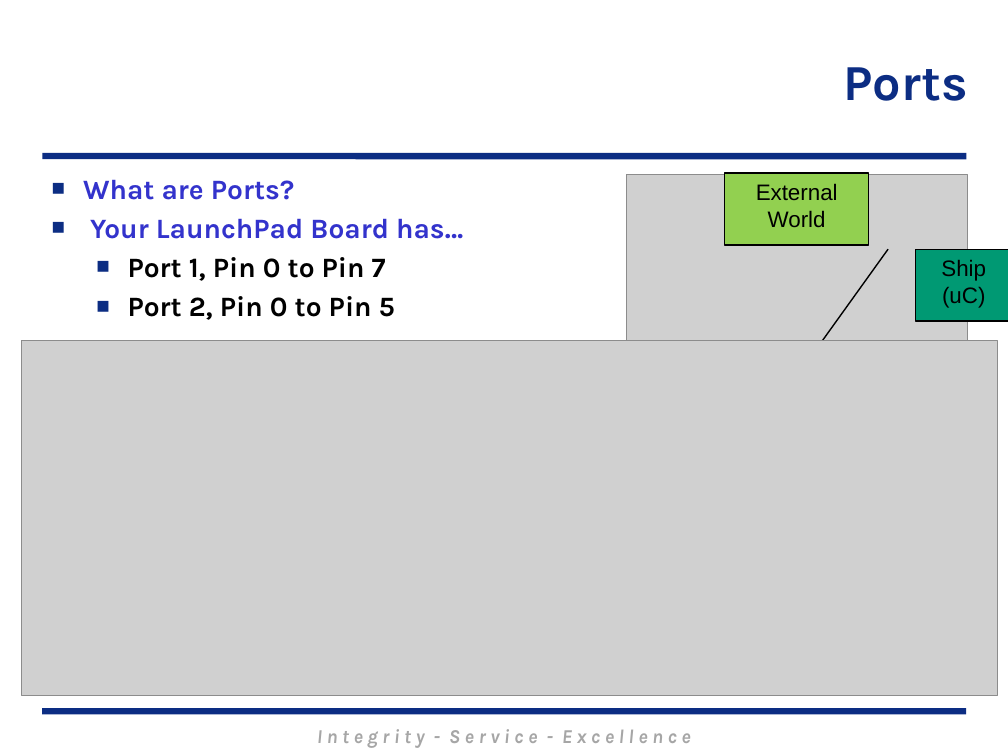
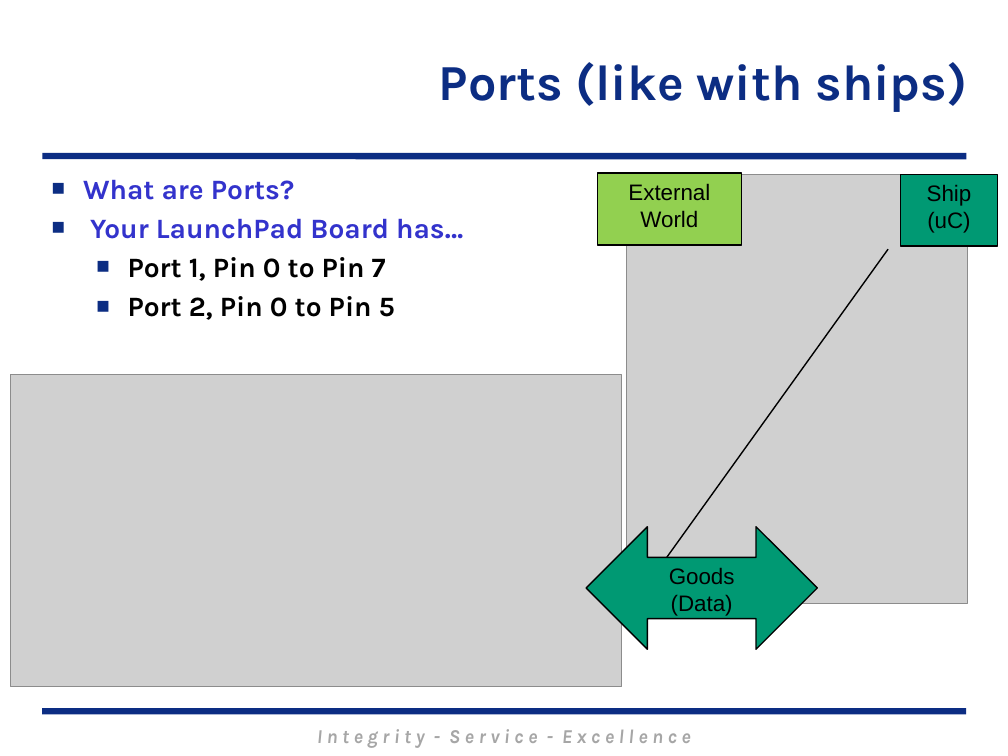
Before and after one commit to MarsUniversity/ECE382, a slide deck: slide 4 of source/lessons/lsn13/Lsn13.pptx. Drawn at 1008x756 pixels with LibreOffice and Linux fonts; fonts in the diff are those of the drawing; grey boxes stand for pictures; background and template pictures are left out. Boxes give left, top, right and bottom in pixels: in the first picture for what was removed or moved away, otherwise in the second. Text is boxed around its words. In the diff, an @@ line names an element or a change of style, - is before the commit and + after.

```diff
--- a/source/lessons/lsn13/Lsn13.pptx
+++ b/source/lessons/lsn13/Lsn13.pptx
@@ title at (439, 62, 967, 112): text changed @@
-Ports
+Ports (like with ships)
@@ rectangle "External": place and size @@
-rectangle "External" at (725, 173, 869, 245)
+rectangle "External" at (598, 173, 742, 245)
@@ rectangle "Ship": place and size @@
-rectangle "Ship" at (915, 249, 1008, 321)
+rectangle "Ship" at (901, 174, 998, 246)
@@ picture: place and size @@
-picture at (22, 341, 997, 696)
+picture at (10, 375, 622, 686)
@@ left right arrow added at (587, 527, 817, 650), fill #009973, outline #000000 1 pt, 16 pt, text #000000 @@
+Goods
+(Data)
```
Also in this commit, not shown: 3 other slides changed, 1 slide added, 25 other files.
